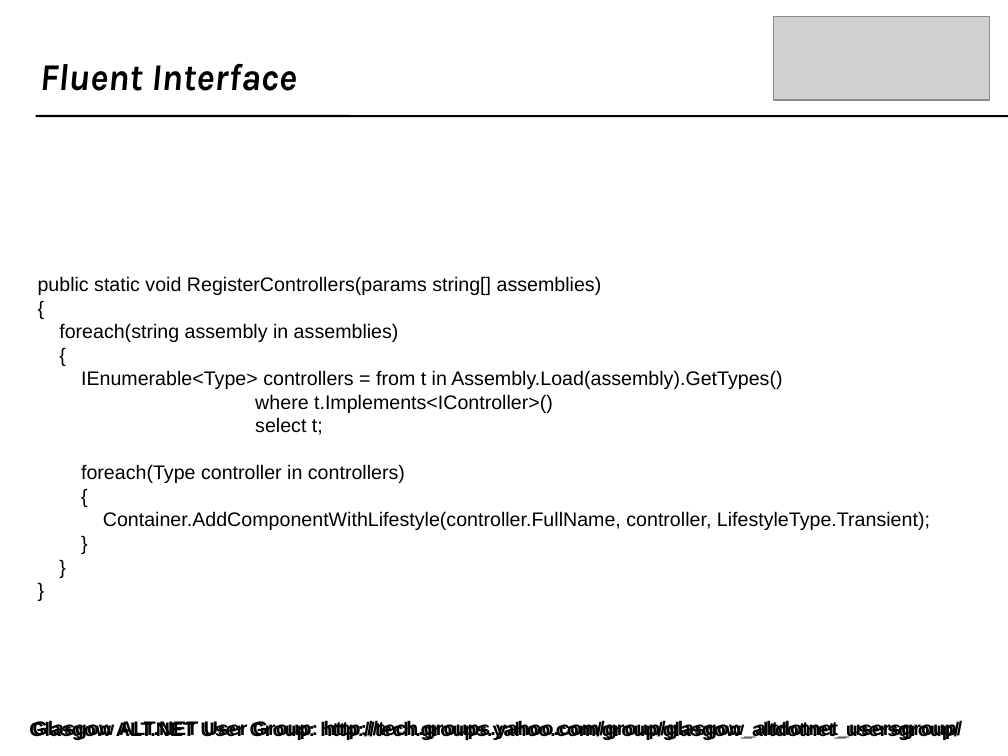
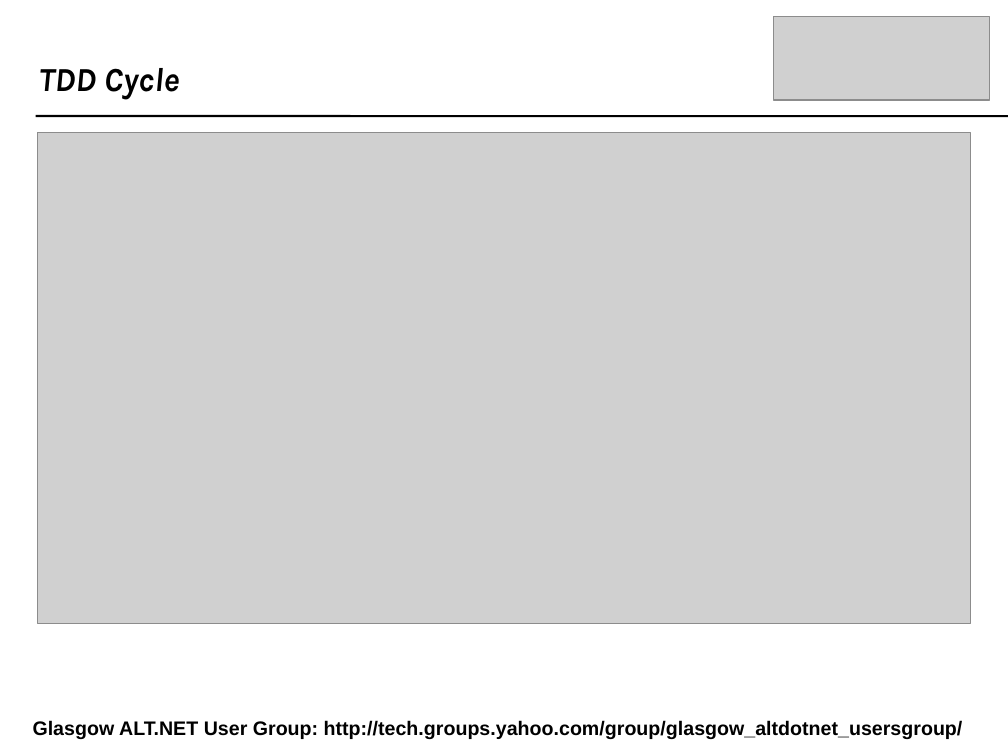
Before and after one commit to craignicol/scotaltdotnet, a slide deck: slide 45 of belfast/IOC-TDD-And Testability.ppt (slide 33 before the commit). Drawn at 1008x756 pixels with LibreOffice and Linux fonts; fonts in the diff are those of the drawing; grey boxes stand for pictures; background and template pictures are left out. Boxes give left, top, right and bottom in pixels: in the first picture for what was removed or moved away, otherwise in the second. Text is boxed around its words. In the diff, an @@ line names an element or a change of style, - is before the commit and + after.

```diff
--- a/belfast/IOC-TDD-And Testability.ppt
+++ b/belfast/IOC-TDD-And Testability.ppt
@@ text added at (x1=39, y1=68, x2=180, y2=100), 24 pt, text #000000, bold, italic @@
+TDD Cycle
@@ text removed at (x1=40, y1=63, x2=297, y2=91) @@
-Fluent Interface
@@ picture added at (x1=37, y1=133, x2=971, y2=623) @@
@@ text removed at (x1=38, y1=276, x2=930, y2=530) @@
-public static void RegisterControllers(params string[] assemblies)
-{
-foreach(string assembly in assemblies)
-{
-IEnumerable<Type> controllers = from t in Assembly.Load(assembly).GetTypes()
-where t.Implements<IController>()
-select t;
-foreach(Type controller in controllers)
-{
-Container.AddComponentWithLifestyle(controller.FullName, controller, LifestyleType.Transient);
-}
-}
-}
@@ text removed at (x1=119, y1=720, x2=963, y2=740) @@
-Glasgow ALT.NET User Group: http://tech.groups.yahoo.com/group/glasgow_altdotnet_usersgroup/
```
Also in this commit, not shown: 19 other slides changed, 28 slides added, 7 slides removed, 1 other file.
